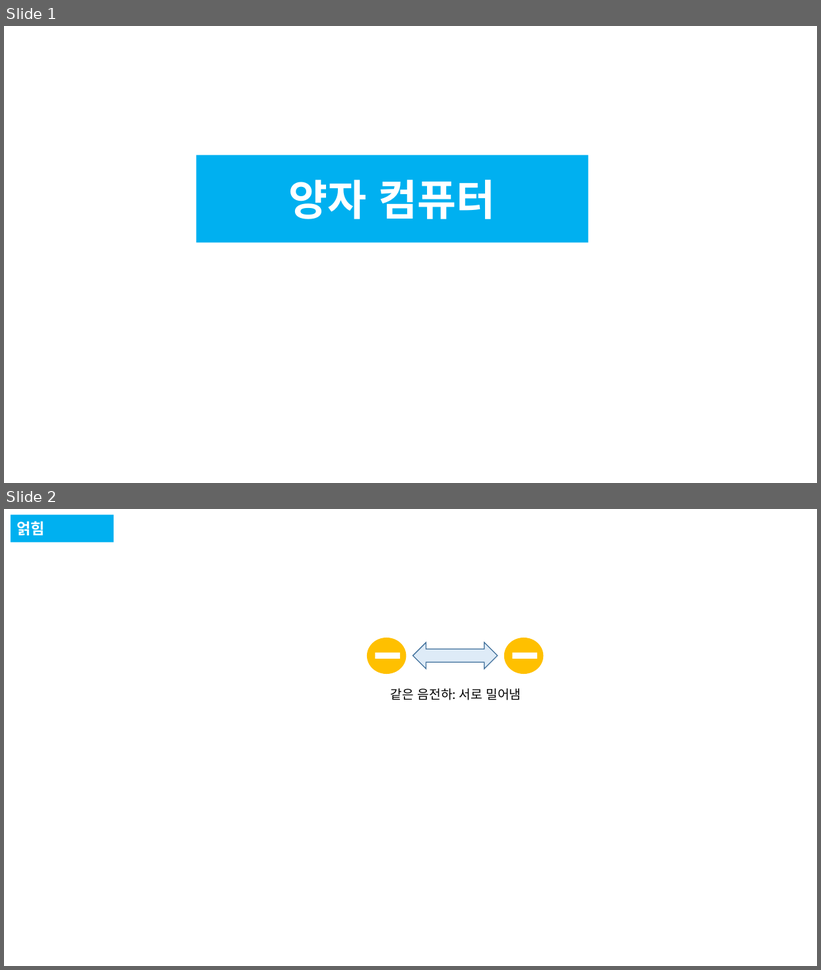
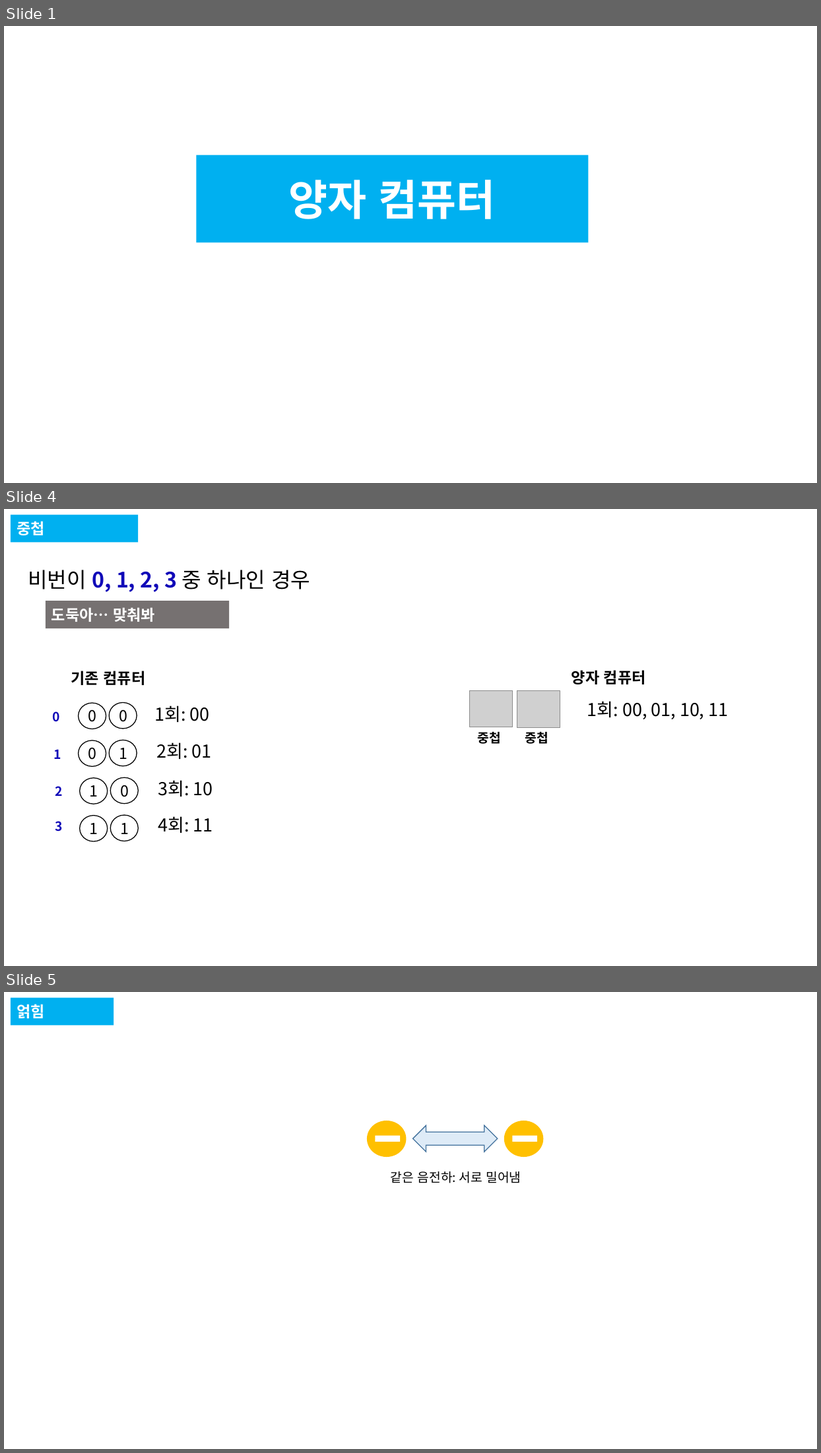
Before and after one commit to pyinstaller1/tf, a slide deck: 양자컴퓨터_미니.pptx. Shown one above the other, each under a label of ours: slides 1 and 2 before the commit, slides 1, 4 and 5 after it; the slides between them are not shown. The pictures are 821x970 and 821x1453 pixels, drawn with LibreOffice and Linux fonts; fonts in the diff are those of the drawing; grey boxes stand for pictures. Boxes give left, top, right and bottom in pixels: in the first picture for what was removed or moved away, otherwise in the second. Text is boxed around its words. In the diff, an @@ line names an element or a change of style, - is before the commit and + after.

```diff
--- a/양자컴퓨터_미니.pptx
+++ b/양자컴퓨터_미니.pptx
@@ slide 4 added at (x1=4, y1=509, x2=817, y2=966), background #FFFFFF @@
@@ rectangle added at (x1=11, y1=514, x2=138, y2=542), fill #00B0F0, 18 pt, text #FFFFFF, bold @@
+중첩
@@ text added at (x1=28, y1=570, x2=310, y2=592), 25 pt, text #000000 @@
+비번이 0, 1, 2, 3 중 하나인 경우
@@ rectangle added at (x1=46, y1=601, x2=229, y2=628), fill #767171, 18 pt, text #FFFFFF, bold @@
+도둑아… 맞춰봐
@@ text added at (x1=71, y1=671, x2=146, y2=685), 18 pt, text #000000, bold @@
+기존 컴퓨터
@@ text added at (x1=572, y1=670, x2=646, y2=685), 18 pt, text #000000, bold @@
+양자 컴퓨터
@@ ellipse added at (x1=79, y1=703, x2=106, y2=729), outline #000000 1 pt, 18 pt, text #000000 @@
+0
@@ ellipse added at (x1=109, y1=703, x2=137, y2=729), outline #000000 1 pt, 18 pt, text #000000 @@
+0
@@ text added at (x1=154, y1=706, x2=210, y2=722), 21 pt, text #000000 @@
+1회: 00
@@ picture added at (x1=470, y1=691, x2=513, y2=727) @@
@@ picture added at (x1=517, y1=691, x2=560, y2=727) @@
@@ text added at (x1=587, y1=701, x2=729, y2=720), 21 pt, text #000000 @@
+1회: 00, 01, 10, 11
@@ text added at (x1=53, y1=712, x2=60, y2=722), 15 pt, text #1008B8, bold @@
+0
@@ ellipse added at (x1=79, y1=741, x2=106, y2=767), outline #000000 1 pt, 18 pt, text #000000 @@
+0
@@ ellipse added at (x1=109, y1=740, x2=137, y2=766), outline #000000 1 pt, 18 pt, text #000000 @@
+1
@@ text added at (x1=156, y1=743, x2=212, y2=759), 21 pt, text #000000 @@
+2회: 01
@@ text added at (x1=478, y1=732, x2=501, y2=744), 15 pt, text #000000, bold @@
+중첩
@@ text added at (x1=525, y1=732, x2=548, y2=744), 15 pt, text #000000, bold @@
+중첩
@@ text added at (x1=54, y1=749, x2=61, y2=759), 15 pt, text #1008B8, bold @@
+1
@@ ellipse added at (x1=80, y1=778, x2=107, y2=804), outline #000000 1 pt, 18 pt, text #000000 @@
+1
@@ ellipse added at (x1=111, y1=778, x2=138, y2=804), outline #000000 1 pt, 18 pt, text #000000 @@
+0
@@ text added at (x1=158, y1=780, x2=213, y2=797), 21 pt, text #000000 @@
+3회: 10
@@ text added at (x1=55, y1=786, x2=62, y2=796), 15 pt, text #1008B8, bold @@
+2
@@ text added at (x1=55, y1=821, x2=62, y2=832), 15 pt, text #1008B8, bold @@
+3
@@ ellipse added at (x1=80, y1=816, x2=107, y2=842), outline #000000 1 pt, 18 pt, text #000000 @@
+1
@@ ellipse added at (x1=111, y1=815, x2=138, y2=842), outline #000000 1 pt, 18 pt, text #000000 @@
+1
@@ text added at (x1=158, y1=817, x2=213, y2=833), 21 pt, text #000000 @@
+4회: 11
@@ what was slide 2 is now slide 5 @@
```
Also in this commit, not shown: 3 other slides added.
